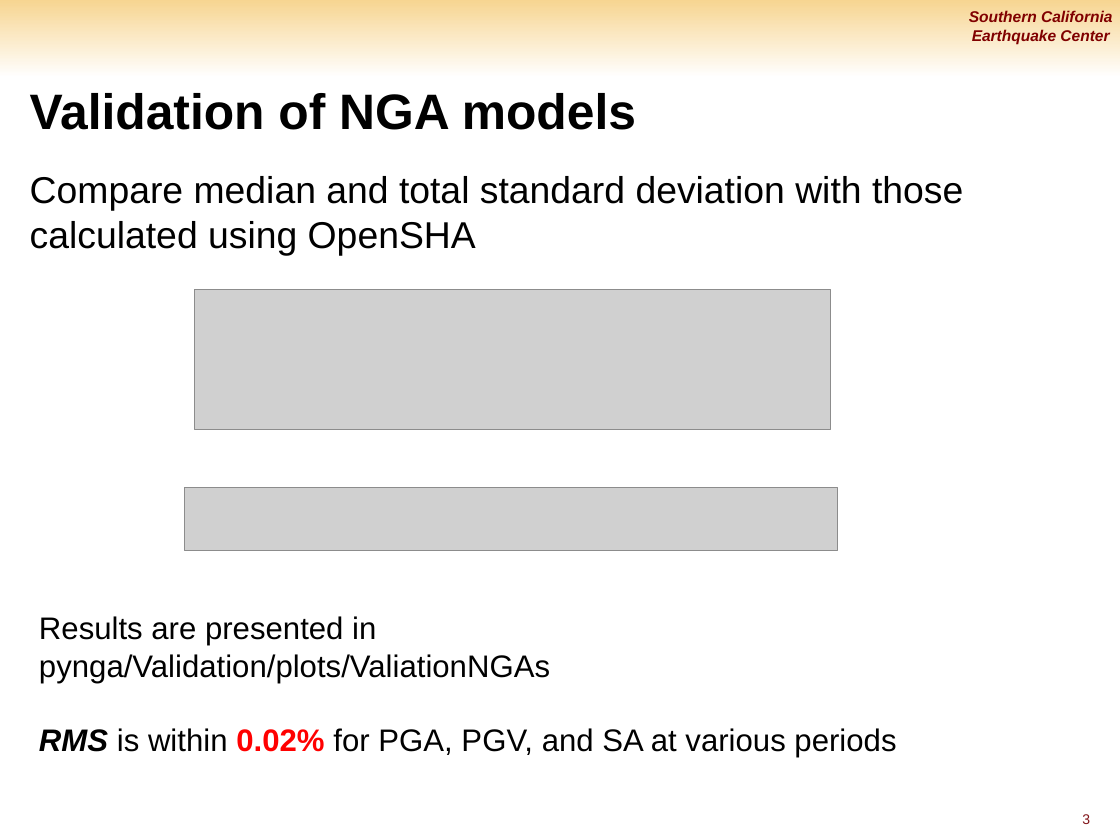
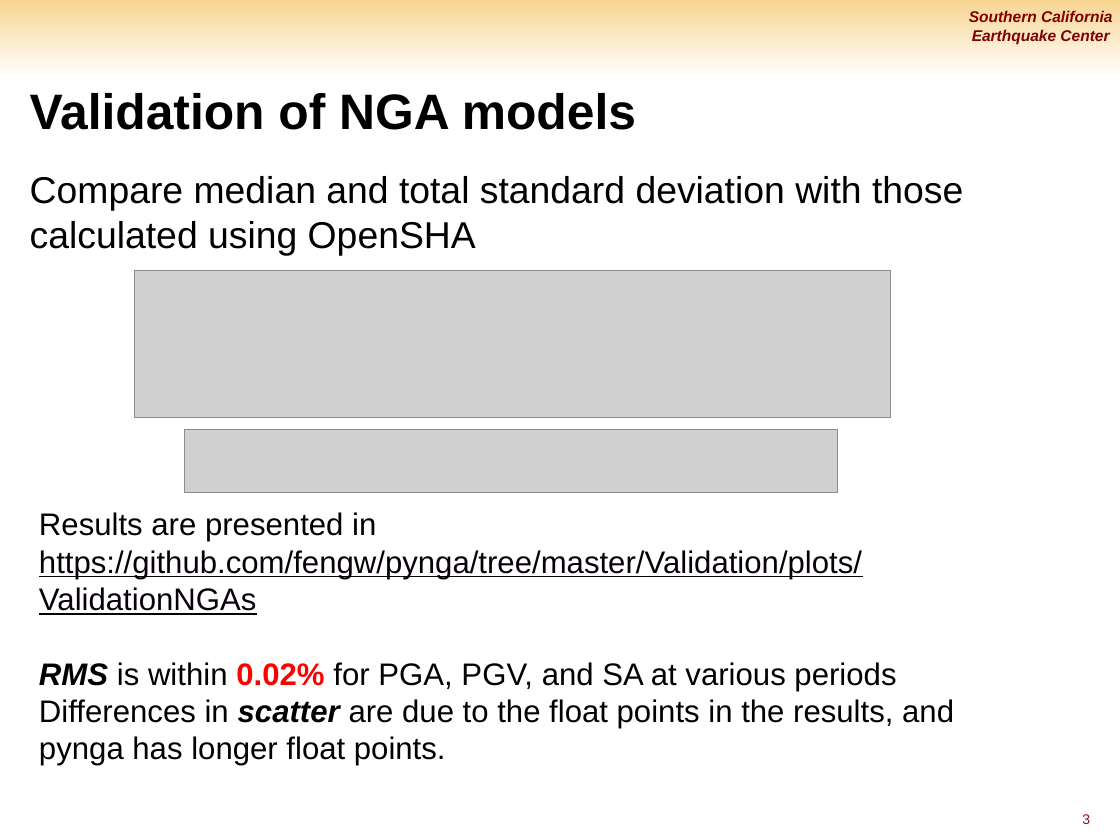
Before and after one commit to fengw/pynga, a slide deck: slide 3 of Presentations/pynga_Feng20121012.pptx. Drawn at 1120x840 pixels with LibreOffice and Linux fonts; fonts in the diff are those of the drawing; grey boxes stand for pictures; background and template pictures are left out. Boxes give left, top, right and bottom in pixels: in the first picture for what was removed or moved away, otherwise in the second. Text is boxed around its words. In the diff, an @@ line names an element or a change of style, - is before the commit and + after.

```diff
--- a/Presentations/pynga_Feng20121012.pptx
+++ b/Presentations/pynga_Feng20121012.pptx
@@ picture resized from (x1=194, y1=289, x2=830, y2=429) to (x1=134, y1=271, x2=890, y2=418) @@
@@ picture added at (x1=185, y1=429, x2=838, y2=493) @@
@@ text "Results are presented in" moved from (x1=39, y1=616, x2=896, y2=758) to (x1=39, y1=512, x2=954, y2=766) @@
@@ picture removed at (x1=185, y1=487, x2=838, y2=551) @@
@@ text at (x1=39, y1=550, x2=862, y2=615): text changed; text colour #000000 to #070009 @@
-pynga/Validation/plots/ValiationNGAs
+https://github.com/fengw/pynga/tree/master/Validation/plots/ValidationNGAs
@@ text at (x1=39, y1=699, x2=954, y2=766): paragraph added @@
+Differences in scatter are due to the float points in the results, and pynga has longer float points.
```
Also in this commit, not shown: 5 other slides changed.
